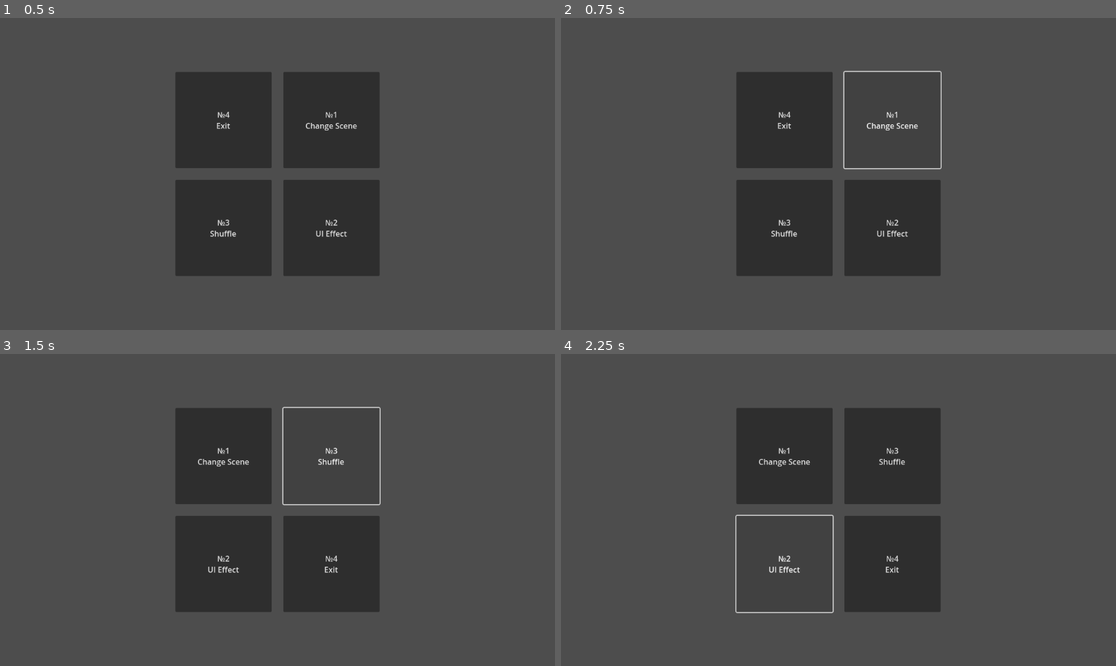
Above: before the commit, frames 1-4 (two rows, left to right).
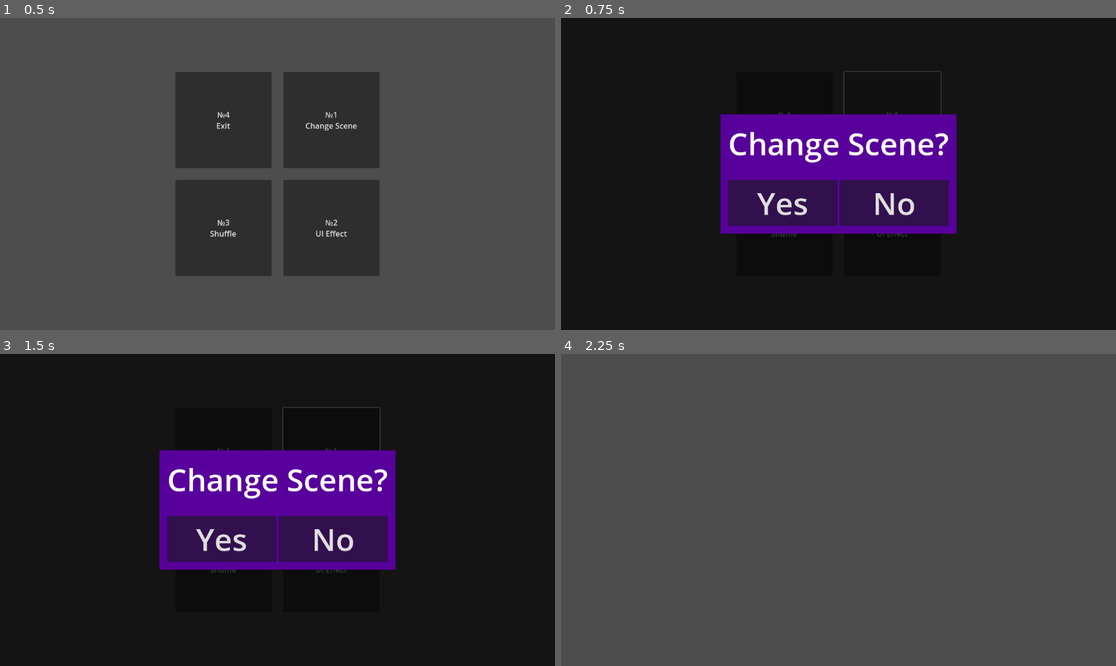
Above: after the commit, the same moments.

Repository: ash4rk/sphere-around-the-campfire
Game: Godot game, scene res://main.tscn
Two runs of this game, one before a commit and one after it. Both use one fixed random seed, a clock stepped at 60 frames per second and the inputs below.
Inputs (mouse positions are in pixels of both pictures, inside the frame that each line leads up to):
- Up to frame 1 (0.5 s): no input
- Up to frame 2 (0.75 s): click "№1 Change Scene" at 0.5 s
- Up to frame 3 (1.5 s): click "№3 Shuffle" at 1.25 s
- Up to frame 4 (2.25 s): click (783, 538) at 2 s, where only the run after the commit has a clickable "Yes"

Frame 1 is identical in both runs. In frame 2, 100% of the frame differs, in the area x 0-100%, y 0-100%; in frame 3, 100%; in frame 4, 16%.

Commit message:
FEAT: Implement ChangeSceneButton

Diff:
--- a/main.tscn
+++ b/main.tscn
@@ -1,7 +1,8 @@
-[gd_scene load_steps=3 format=3 uid="uid://bn8flcsoje6e6"]
+[gd_scene load_steps=4 format=3 uid="uid://bn8flcsoje6e6"]
 
 [ext_resource type="Script" path="res://scenes/exit_button.gd" id="1_wtym7"]
 [ext_resource type="Script" path="res://scenes/shuffle_button.gd" id="2_677ww"]
+[ext_resource type="Script" path="res://scenes/change_scene_button.gd" id="2_iaymu"]
 
 [node name="Menu" type="Control"]
 layout_mode = 3
@@ -40,6 +41,7 @@
 layout_mode = 2
 text = "№1
 Change Scene"
+script = ExtResource("2_iaymu")
 
 [node name="ShuffleButton" type="Button" parent="GridContainer"]
 custom_minimum_size = Vector2(200, 200)
@@ -55,4 +57,5 @@
 UI Effect"
 
 [connection signal="pressed" from="GridContainer/ExitButton" to="GridContainer/ExitButton" method="_on_pressed"]
+[connection signal="pressed" from="GridContainer/ChangeSceneButton" to="GridContainer/ChangeSceneButton" method="_on_pressed"]
 [connection signal="pressed" from="GridContainer/ShuffleButton" to="GridContainer/ShuffleButton" method="_on_pressed"]
--- /dev/null
+++ b/scenes/change_scene_button.gd
@@ -0,0 +1,13 @@
+extends Button
+
+@onready var DIALOG_SCENE = preload("res://scenes/custom_dialog.tscn")
+@export var SCENE_TO_CHANGE = preload("res://scenes/empty.tscn")
+
+func _on_pressed():
+	var exit_instance: CustomDialog = DIALOG_SCENE.instantiate()
+	exit_instance.text = "Change Scene?"
+	get_tree().root.add_child(exit_instance)
+	exit_instance.yes_button_pressed.connect(change_scene)
+
+func change_scene():
+	get_tree().change_scene_to_packed(SCENE_TO_CHANGE)
--- a/scenes/custom_dialog.gd
+++ b/scenes/custom_dialog.gd
@@ -4,8 +4,15 @@
 
 signal yes_button_pressed
 
+@export var text: String
+@onready var text_label: Label = $PanelContainer/VBoxContainer/TextLabel
+
+func _ready():
+	text_label.text = text
+
 func _on_yes_button_pressed():
 	emit_signal("yes_button_pressed")
+	self.queue_free()
 
 func _on_no_button_pressed():
 	self.queue_free()
--- a/scenes/custom_dialog.tscn
+++ b/scenes/custom_dialog.tscn
@@ -40,7 +40,7 @@
 layout_mode = 2
 theme_override_constants/separation = 32
 
-[node name="Label" type="Label" parent="PanelContainer/VBoxContainer"]
+[node name="TextLabel" type="Label" parent="PanelContainer/VBoxContainer"]
 layout_mode = 2
 theme_override_font_sizes/font_size = 64
 text = "Exit?"
--- a/scenes/exit_button.gd
+++ b/scenes/exit_button.gd
@@ -4,6 +4,7 @@
 
 func _on_pressed():
 	var exit_instance: CustomDialog = DIALOG_SCENE.instantiate()
+	exit_instance.text = "Exit?"
 	get_tree().root.add_child(exit_instance)
 	exit_instance.yes_button_pressed.connect(quit)
 
